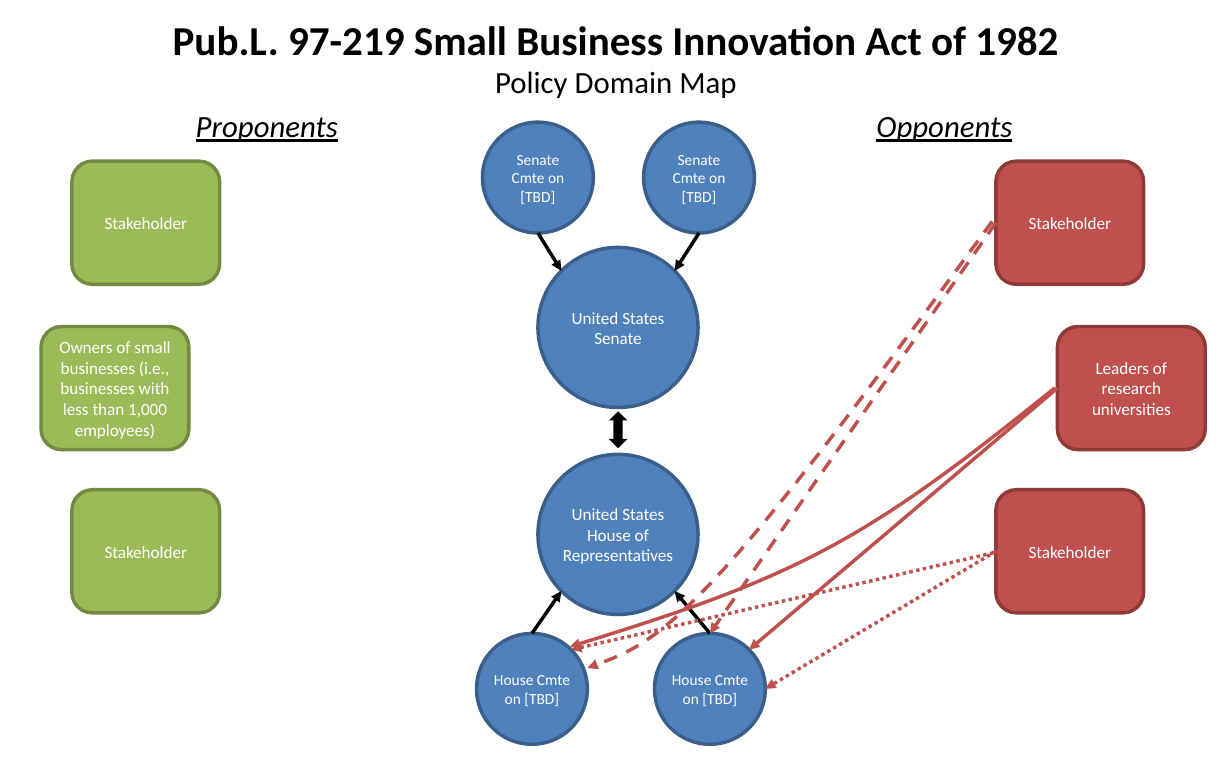
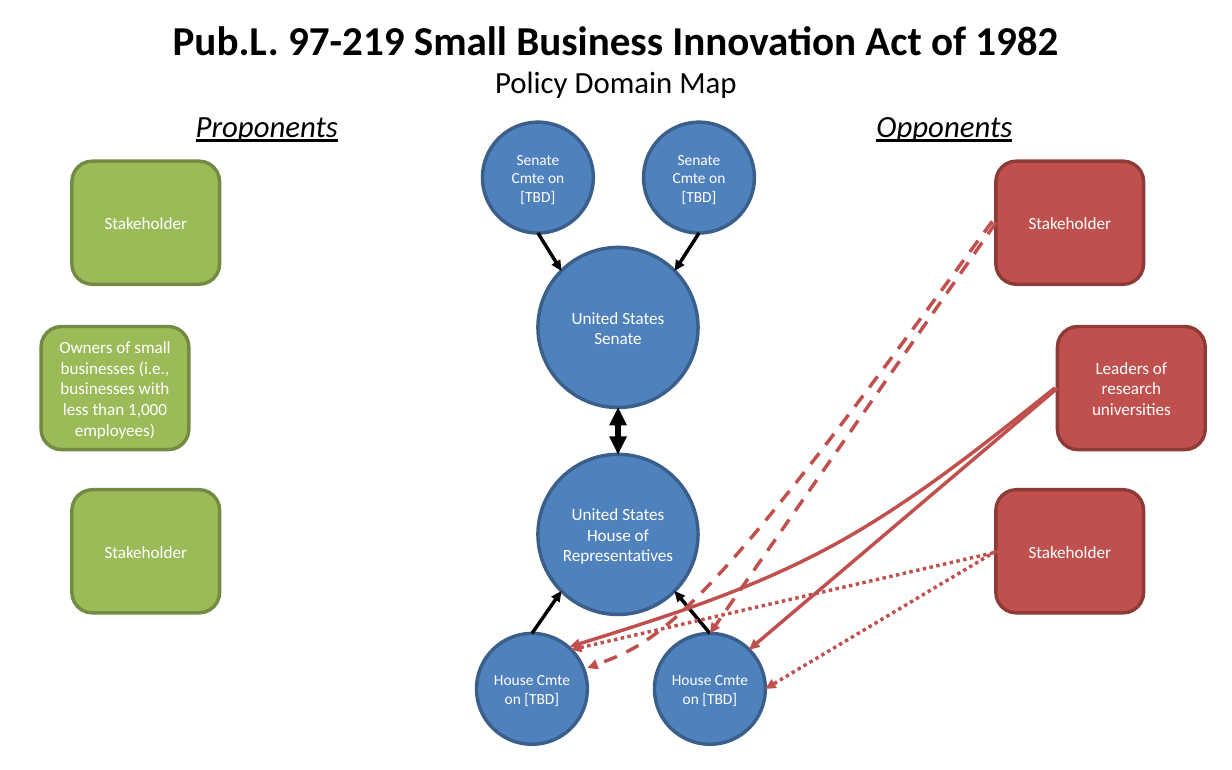
Before and after one commit to SLU-Courses-Townes/POLS6310, a slide deck: slide 1 of Assignments/Townes_POLS6310_Spring2019_Assignment01.pptx. Drawn at 1232x770 pixels with LibreOffice and Linux fonts; fonts in the diff are those of the drawing. Boxes give left, top, right and bottom in pixels: in the first picture for what was removed or moved away, otherwise in the second. Text is boxed around its words. In the diff, an @@ line names an element or a change of style, - is before the commit and + after.

```diff
--- a/Assignments/Townes_POLS6310_Spring2019_Assignment01.pptx
+++ b/Assignments/Townes_POLS6310_Spring2019_Assignment01.pptx
@@ up down arrow removed at <box>609,411,627,448</box> @@
@@ double arrow added from (618, 455) to (618, 408), #000000 3.5 pt @@
```
Also in this commit, not shown: 1 other slide changed, 2 slides added, 1 slide removed.
